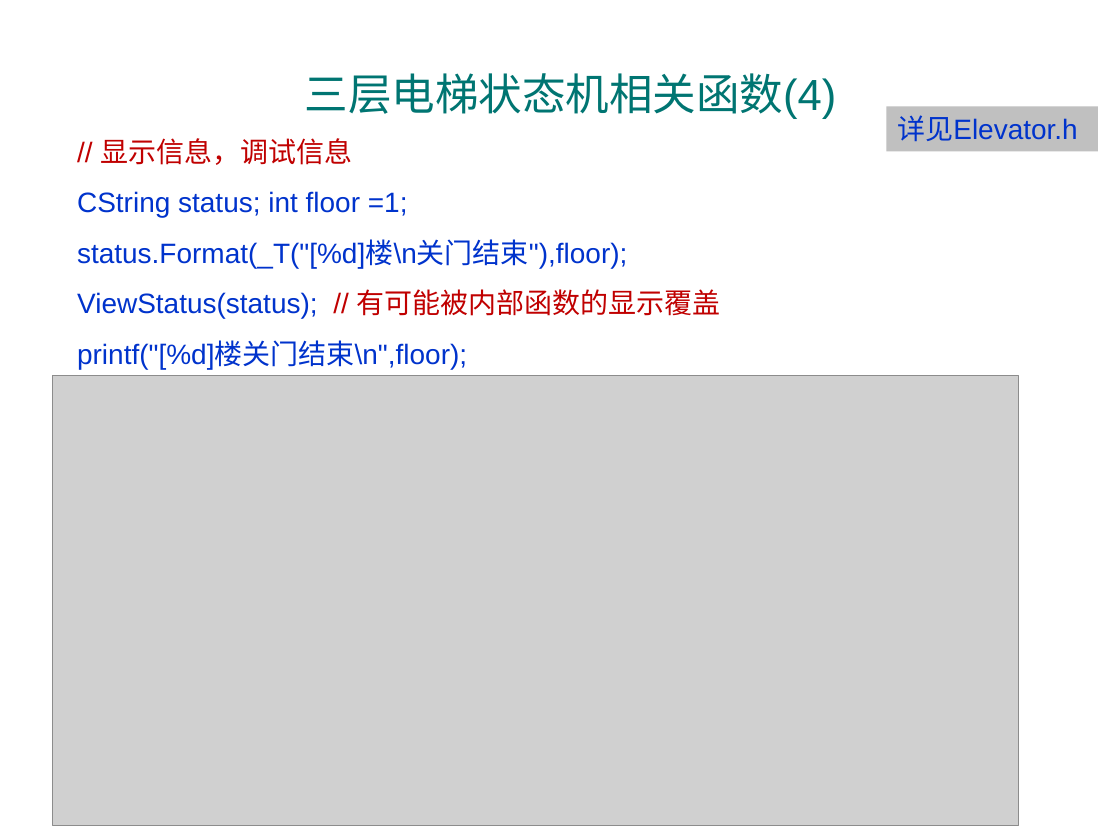
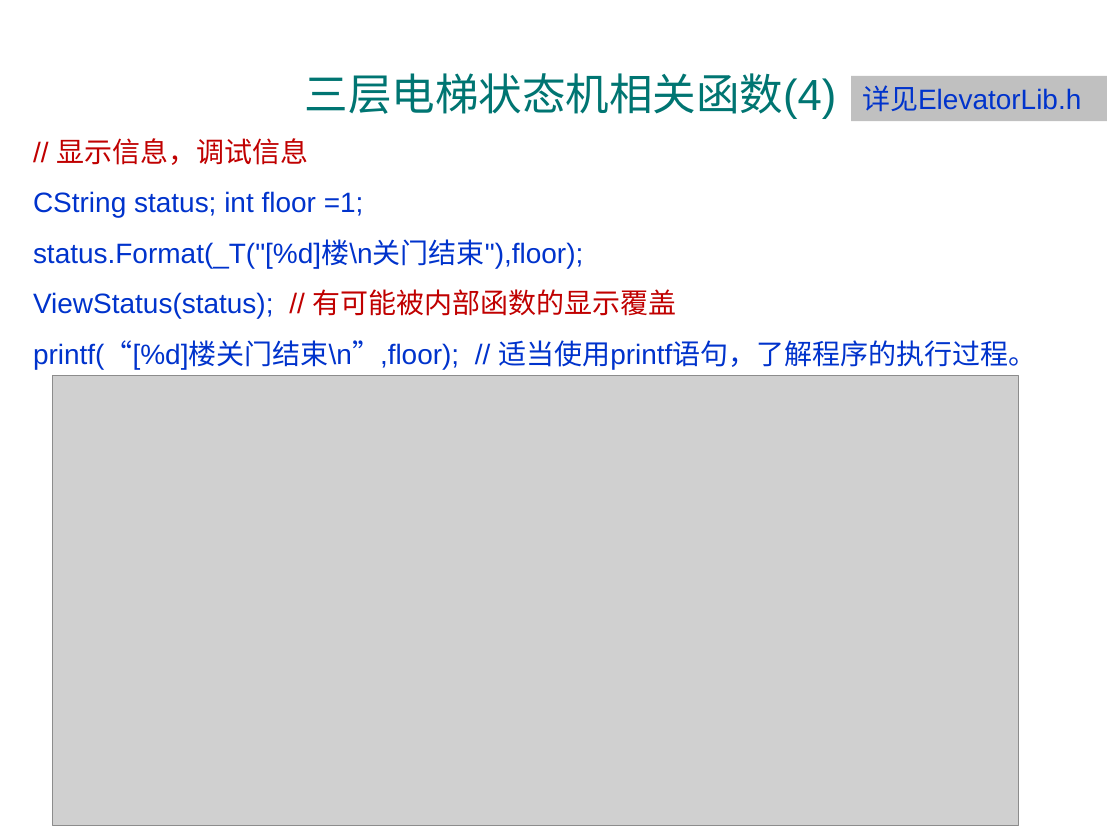
Before and after one commit to jtrfid/C-Repositories, a slide deck: slide 40 of C语言课程设计/2016/Garage_mfc/状态和状态机.pptx. Drawn at 1120x840 pixels with LibreOffice and Linux fonts; fonts in the diff are those of the drawing; grey boxes stand for pictures; background and template pictures are left out. Boxes give left, top, right and bottom in pixels: in the first picture for what was removed or moved away, otherwise in the second. Text is boxed around its words. In the diff, an @@ line names an element or a change of style, - is before the commit and + after.

```diff
--- a/C语言课程设计/2016/Garage_mfc/状态和状态机.pptx
+++ b/C语言课程设计/2016/Garage_mfc/状态和状态机.pptx
@@ rectangle "详见ElevatorLib.h": place and size @@
-rectangle "详见ElevatorLib.h" at (886,106,1098,151)
+rectangle "详见ElevatorLib.h" at (851,76,1107,121)
@@ text in rectangle at (862,85,1081,112): text changed @@
-详见Elevator.h
+详见ElevatorLib.h
@@ text "// 显示信息，调试信息": place and size @@
-text "// 显示信息，调试信息" at (77,138,721,369)
+text "// 显示信息，调试信息" at (33,138,1036,370)
@@ text at (33,340,1036,370): text changed @@
-printf("[%d]楼关门结束\n",floor);
+printf(“[%d]楼关门结束\n”,floor); // 适当使用printf语句，了解程序的执行过程。
```
Also in this commit, not shown: 3 other slides changed.
